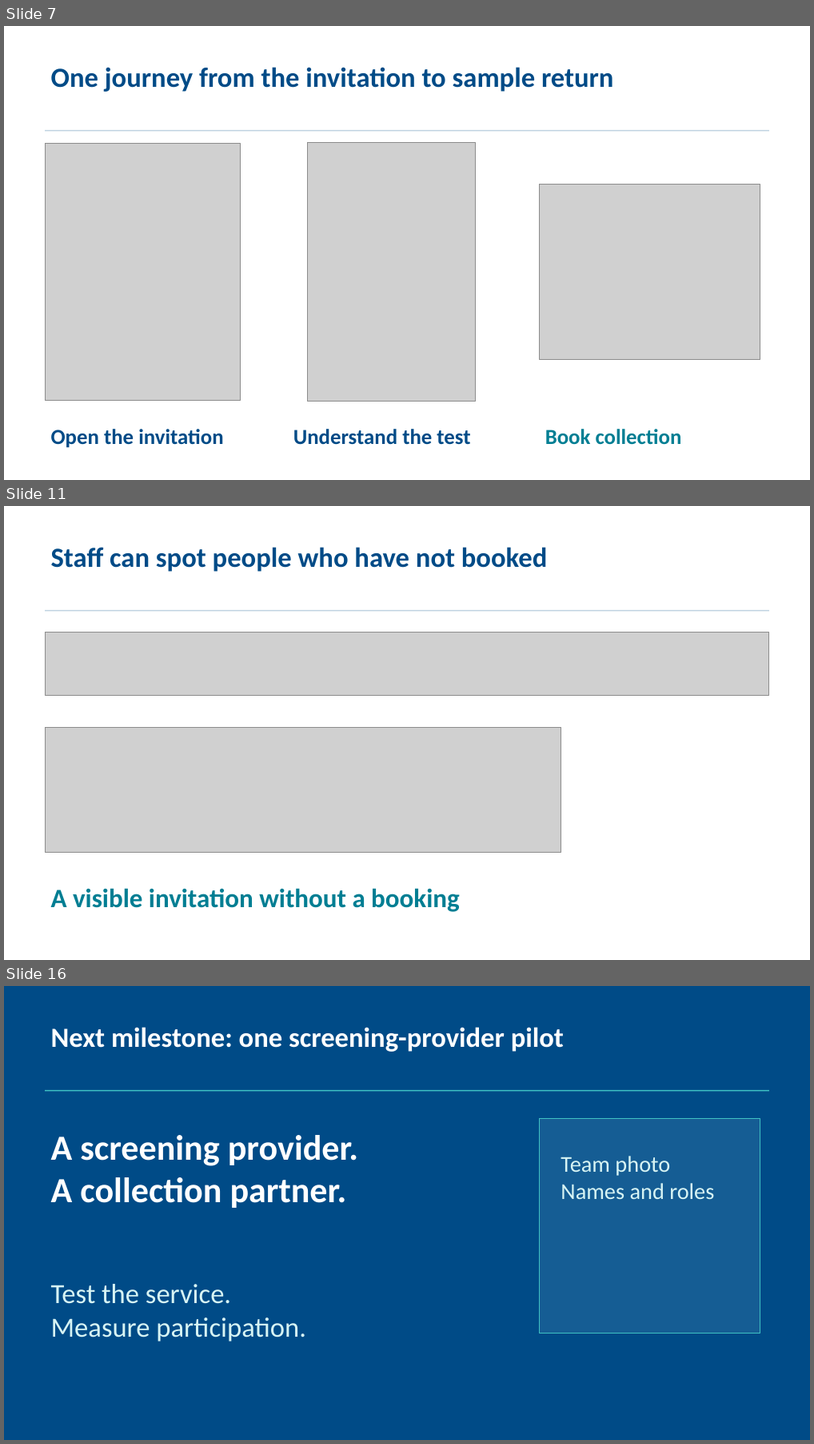
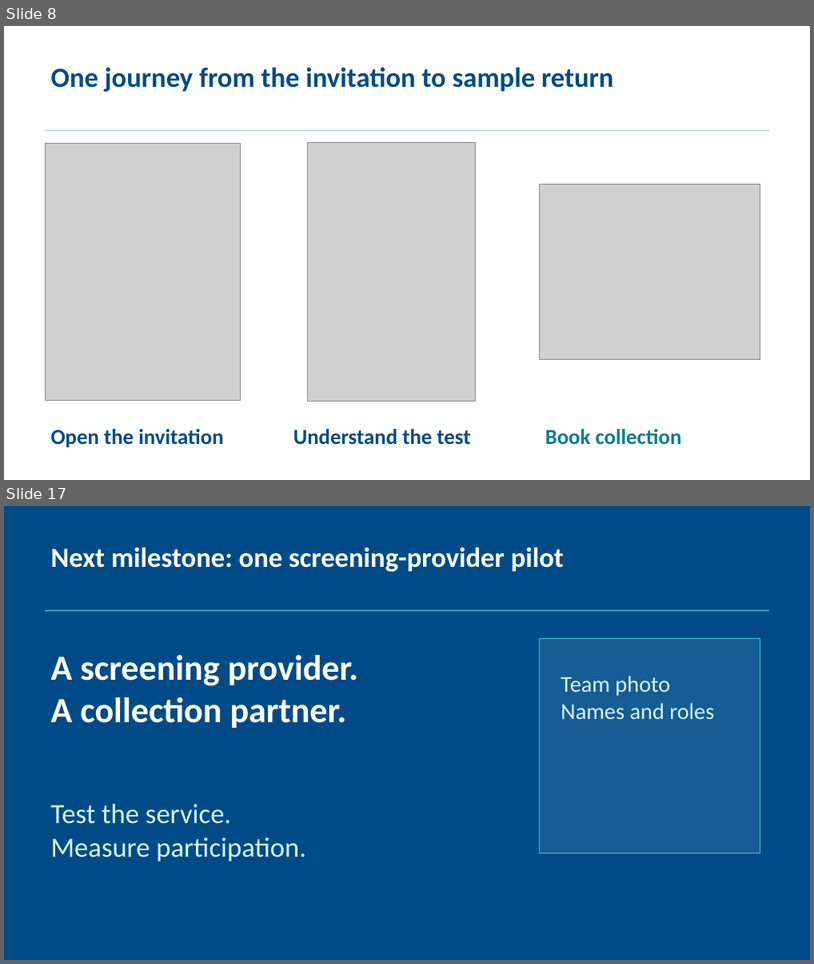
Before and after one commit to rromppanen/junction26, a slide deck: docs/pitch/farmagusta-screening-attendance.pptx. Shown one above the other, each under a label of ours: slides 7, 11 and 16 before the commit, slides 8 and 17 after it; the slides between them are not shown. The pictures are 814x1444 and 814x964 pixels, drawn with LibreOffice and Linux fonts; fonts in the diff are those of the drawing; grey boxes stand for pictures. Boxes give left, top, right and bottom in pixels: in the first picture for what was removed or moved away, otherwise in the second. Text is boxed around its words. In the diff, an @@ line names an element or a change of style, - is before the commit and + after.

```diff
--- a/docs/pitch/farmagusta-screening-attendance.pptx
+++ b/docs/pitch/farmagusta-screening-attendance.pptx
@@ slide 11 removed at [4, 506, 810, 960], background #FFFFFF @@
@@ text removed at [51, 547, 547, 572] @@
-Staff can spot people who have not booked
@@ rectangle removed at [45, 610, 770, 612] @@
@@ picture removed at [45, 632, 770, 695] @@
@@ picture removed at [45, 727, 562, 852] @@
@@ text removed at [51, 888, 459, 912] @@
-A visible invitation without a booking
@@ what was slide 7 is now slide 8 @@
@@ what was slide 16 is now slide 17 @@
```
Also in this commit, not shown: 7 slides changed, 2 slides added.
